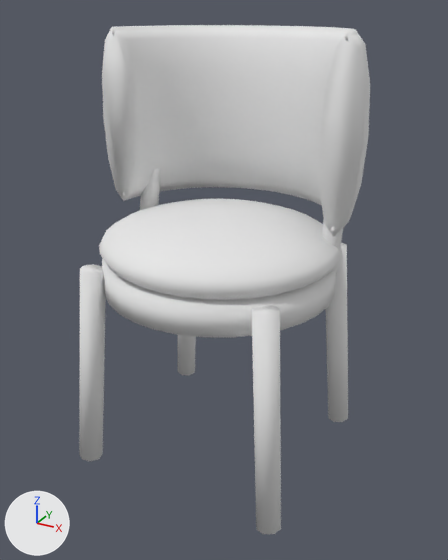
The glTF model assets/rooms/coffee_shop/chair.glb, before and after one commit.
The view is the same before and after, from a camera (50 mm lens) standing at (0.731, -1.305, 1.168) and looking at (0.014, -0.002, 0.516). Lighting does not change. The marker at lower left points along +X, +Y and +Z. The picture after the commit comes second. Vertices at exactly the same position are counted once.

Before the edit, the objects in view are built like this:
```python
me_chair_mobile = bpy.data.meshes.new('chair_mobile')
me_chair_mobile.from_pydata(...)  # 1210 vertices, 2376 faces; spans x -0.348..0.348, y -0.3..0.333, z 0.013..1.124
me_chair_mobile.materials.append(mat_shop_sharedatlas)  # white #e7e7e7
ob_chair_001 = bpy.data.objects.new('chair.001', me_chair_mobile)
ob_chair_001.location = (0.0, 0.0, 0.0)
```
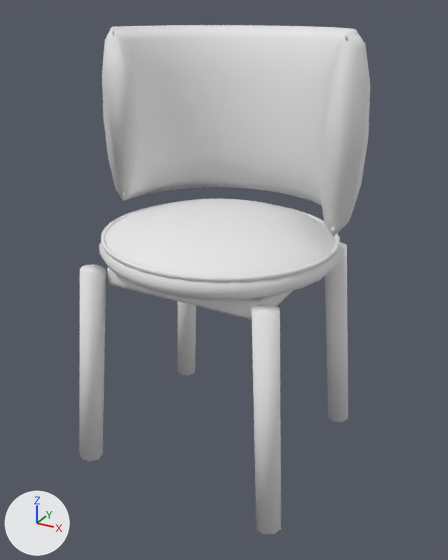
Where the change shows, as pixel boxes [x1, y1, x2, y2] in the pictures (448 x 560 px):
part 1 of me_chair_mobile, rebuilt: before [102, 259, 336, 338]; after [107, 267, 292, 319]
part 2 of me_chair_mobile, added: after [101, 205, 340, 282]
part 3 of me_chair_mobile, deleted: before [140, 169, 160, 210]
part 4 of me_chair_mobile, deleted: before [322, 220, 343, 303]

The change, as a diff of the scene's bpy script:
```diff
--- a/assets/rooms/coffee_shop/chair.glb.py
+++ b/assets/rooms/coffee_shop/chair.glb.py
@@ me_chair_mobile @@
 # used by ob_chair_001; location = (0.0, 0.0, 0.0)
-me_chair_mobile.from_pydata(...)  # 1210 vertices, 2376 faces; spans x -0.348..0.348, y -0.3..0.333, z 0.013..1.124
+me_chair_mobile.from_pydata(...)  # 1415 vertices, 2790 faces; spans x -0.348..0.348, y -0.295..0.333, z 0.013..1.124
+# me_chair_mobile part 1: the loose piece of 64 vertices spanning x -0.3..0.3, y -0.3..0.3, z 0.506..0.579 is rebuilt with 56 vertices and now spans x -0.215..0.215, y -0.2..0.2, z 0.528..0.579
+# me_chair_mobile part 2: a new loose piece of 245 vertices spanning x -0.303..0.303, y -0.288..0.288, z 0.633..0.646, in mat_shop_sharedatlas (white #e7e7e7)
+# me_chair_mobile part 3
+# 16 vertices are removed from x -0.296..-0.244, y 0.015..0.155, z 0.49..0.9
+# 28 faces are deleted
+# me_chair_mobile part 4
+# 16 vertices are removed from x 0.244..0.296, y 0.015..0.155, z 0.49..0.9
+# 28 faces are deleted
 me_chair_mobile.materials.append(mat_shop_sharedatlas)
```
